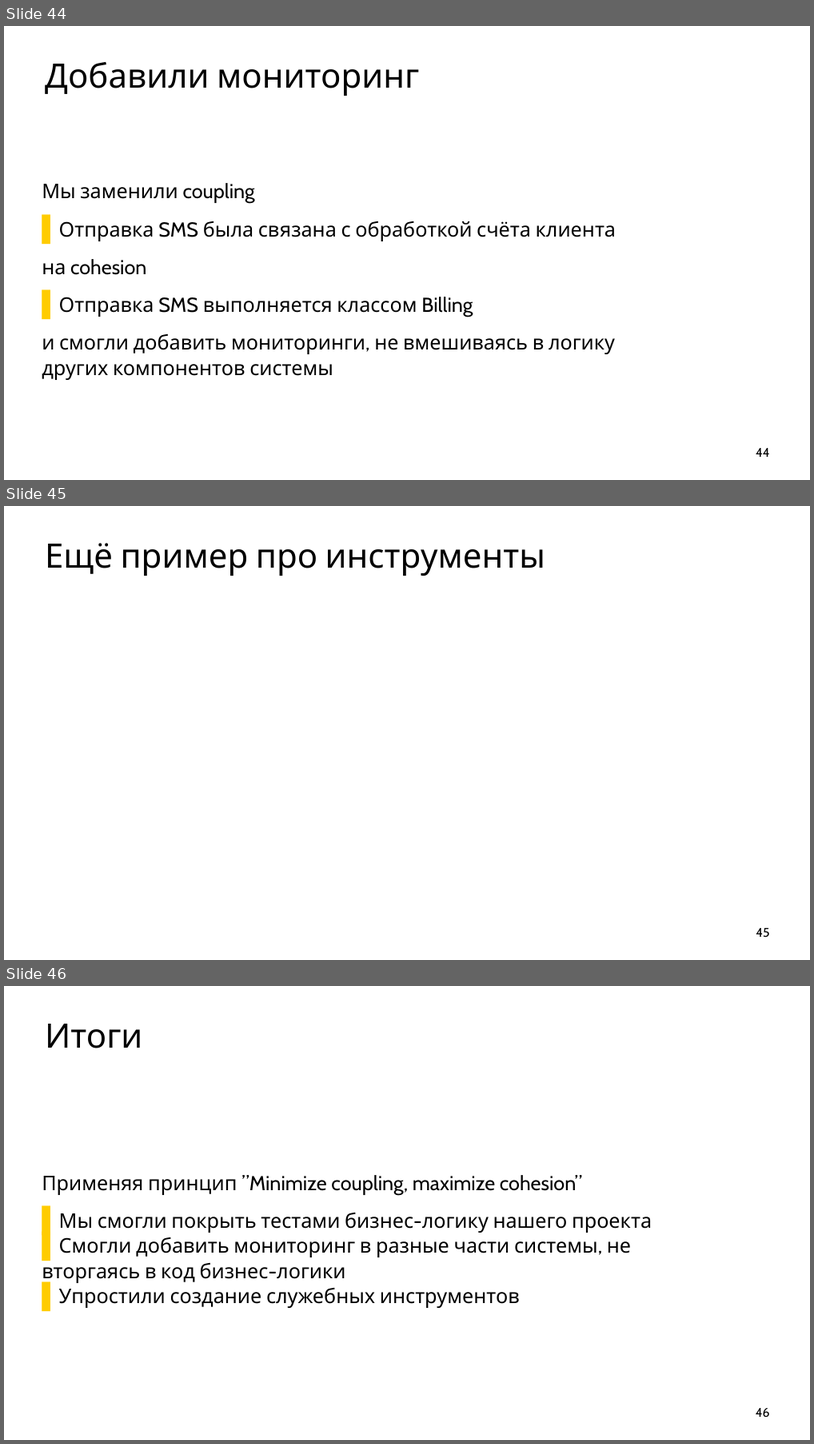
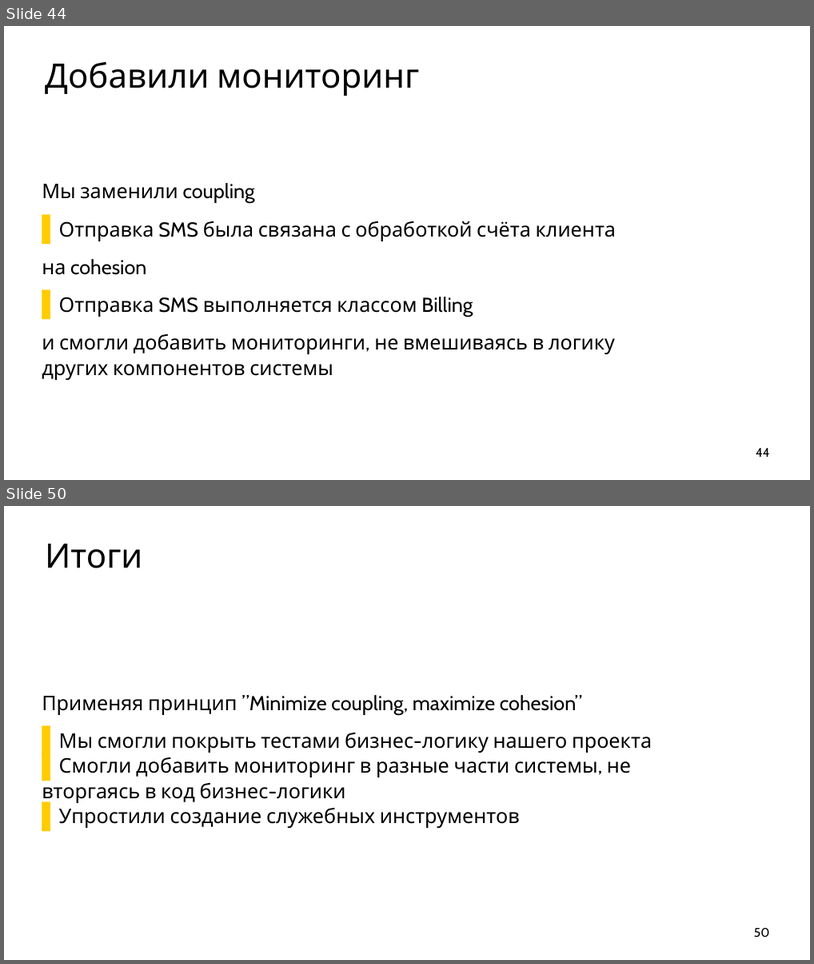
Before and after one commit to ishfb/cpprus17, a slide deck: slides.pptx. Shown one above the other, each under a label of ours: slides 44, 45 and 46 before the commit, slides 44 and 50 after it; the slides between them are not shown. The pictures are 814x1444 and 814x964 pixels, drawn with LibreOffice and Linux fonts; fonts in the diff are those of the drawing. Boxes give left, top, right and bottom in pixels: in the first picture for what was removed or moved away, otherwise in the second. Text is boxed around its words. In the diff, an @@ line names an element or a change of style, - is before the commit and + after.

```diff
--- a/slides.pptx
+++ b/slides.pptx
@@ slide 45 removed at [4,506,810,960], background #FFFFFF @@
@@ title removed at [45,543,546,576] @@
-Ещё пример про инструменты
@@ page number removed at [756,928,770,937] @@
-45
@@ what was slide 46 is now slide 50 @@
@@ page number at [754,928,770,937]: text changed @@
-46
+50
```
Also in this commit, not shown: 2 slides changed, 5 slides added, 1 other file.
